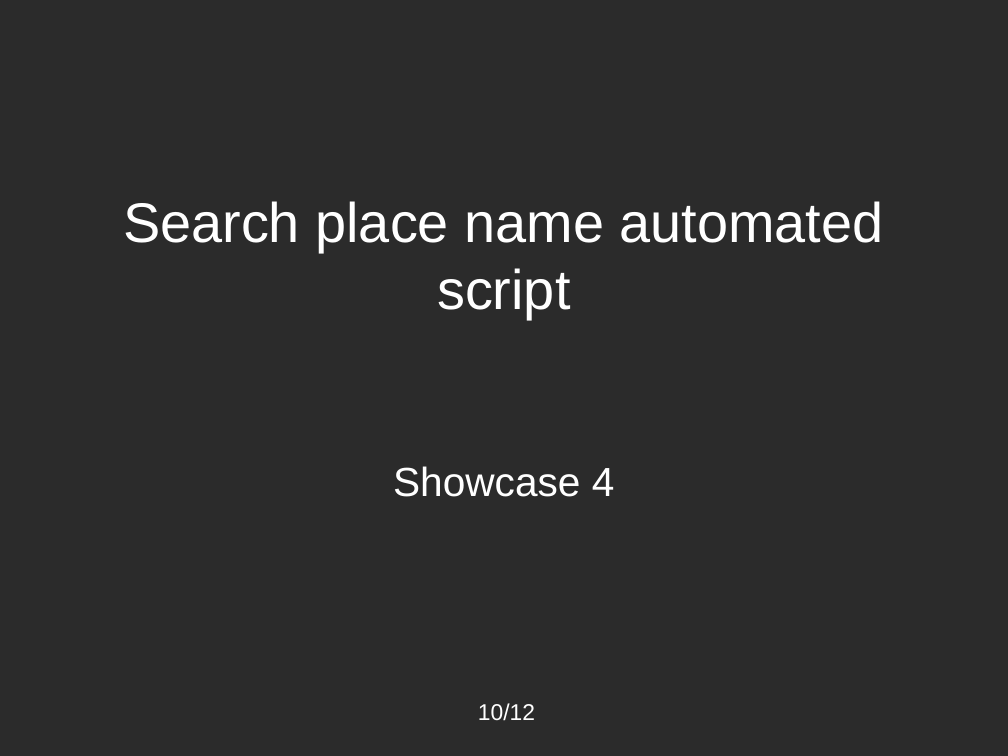
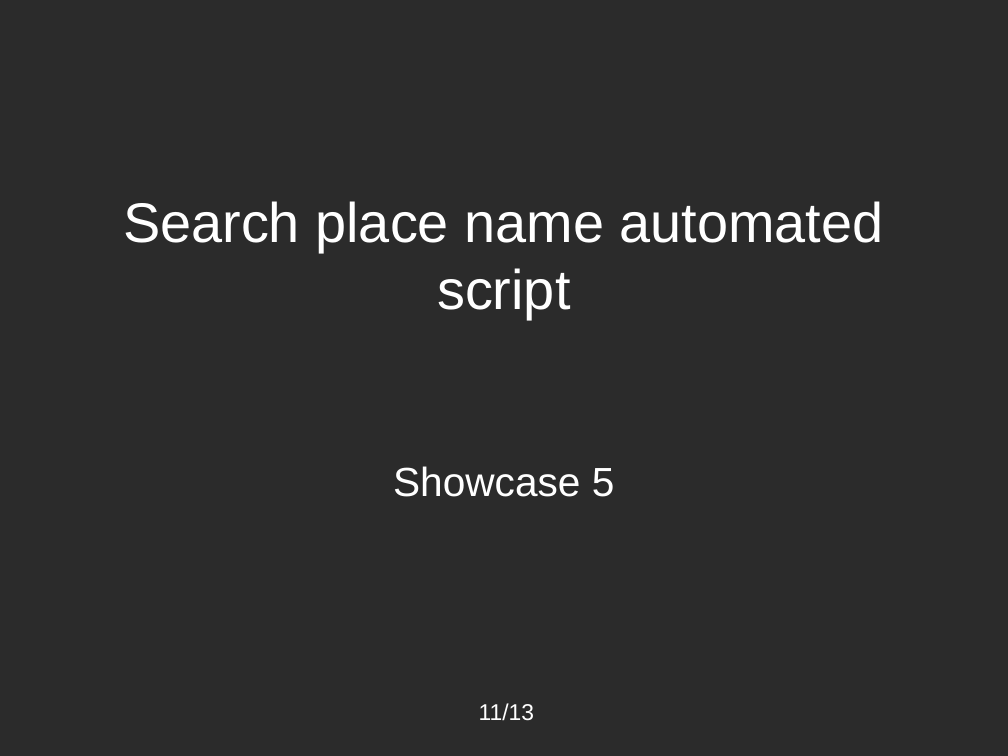
Before and after one commit to Lejla125/AtlantBHPraksa, a slide deck: slide 11 of demo1.odp (slide 10 before the commit). Drawn at 1008x756 pixels with LibreOffice and Linux fonts; fonts in the diff are those of the drawing; background and template pictures are left out; a plain dark background stands for a picture behind light text. Boxes give left, top, right and bottom in pixels: in the first picture for what was removed or moved away, otherwise in the second. Text is boxed around its words. In the diff, an @@ line names an element or a change of style, - is before the commit and + after.

```diff
--- a/demo1.odp
+++ b/demo1.odp
@@ subtitle at box(393, 466, 615, 497): text changed @@
-Showcase 4
+Showcase 5
@@ page number at box(479, 703, 534, 721): text changed @@
-10/12
+11/13
```
Also in this commit, not shown: 3 other slides changed, 1 slide added, 1 other file.
